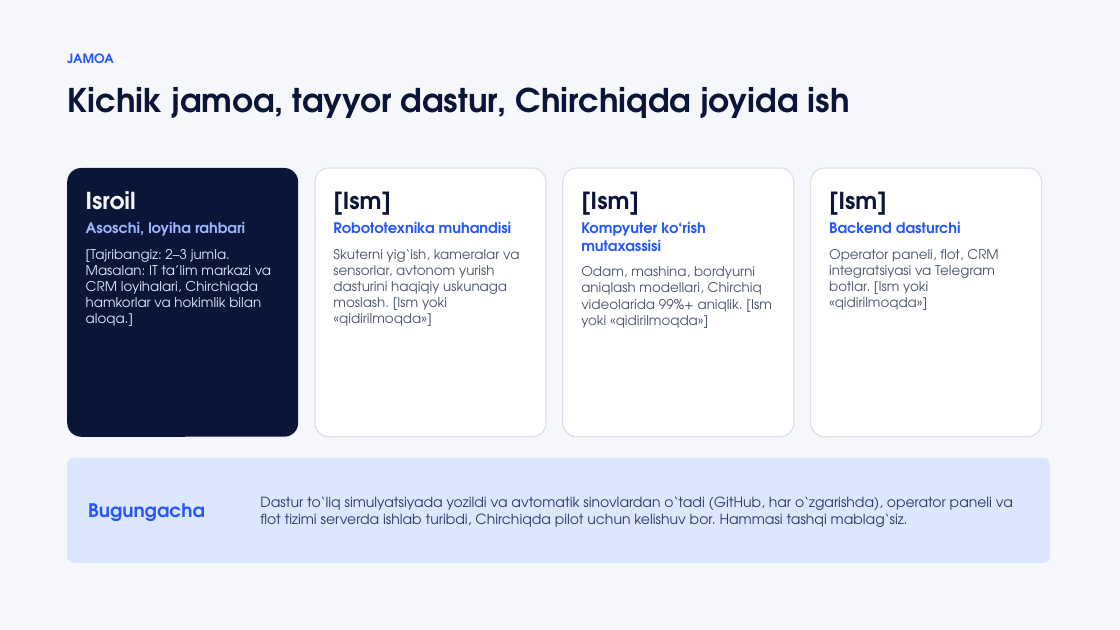
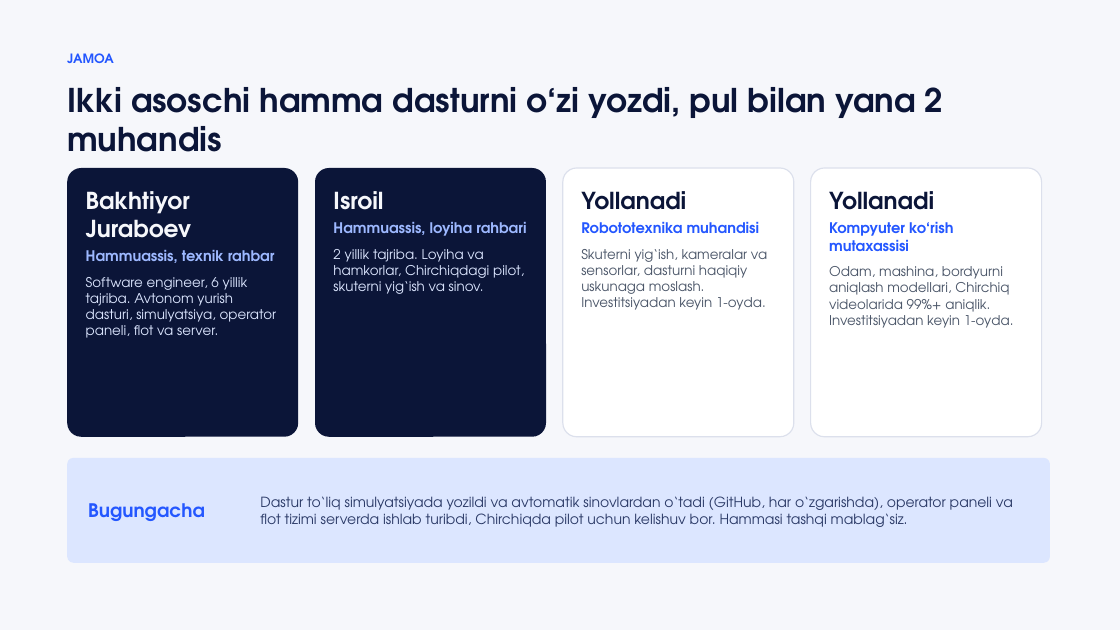
Before and after one commit to Arab04/autopilot, a slide deck: slide 11 of demo-sayt/pitch-deck.pptx. Drawn at 1120x630 pixels with LibreOffice and Linux fonts; fonts in the diff are those of the drawing. Boxes give left, top, right and bottom in pixels: in the first picture for what was removed or moved away, otherwise in the second. Text is boxed around its words. In the diff, an @@ line names an element or a change of style, - is before the commit and + after.

```diff
--- a/demo-sayt/pitch-deck.pptx
+++ b/demo-sayt/pitch-deck.pptx
@@ text at [67, 87, 943, 152]: text changed @@
-Kichik jamoa, tayyor dastur, Chirchiqda joyida ish
+Ikki asoschi hamma dasturni o‘zi yozdi, pul bilan yana 2 muhandis
@@ rounded rectangle at [315, 168, 546, 437]: fill #FFFFFF to #0B1538; outline #DCE0EC 1 pt to none @@
@@ text at [86, 191, 277, 338]: text changed @@
-Isroil
-Asoschi, loyiha rahbari
-[Tajribangiz: 2–3 jumla. Masalan: IT ta’lim markazi va CRM loyihalari, Chirchiqda hamkorlar va hokimlik bilan aloqa.]
+Bakhtiyor Juraboev
+Hammuassis, texnik rahbar
+Software engineer, 6 yillik tajriba. Avtonom yurish dasturi, simulyatsiya, operator paneli, flot va server.
@@ text at [581, 191, 767, 310]: text changed @@
-[Ism]
-Kompyuter ko‘rish mutaxassisi
-Odam, mashina, bordyurni aniqlash modellari, Chirchiq videolarida 99%+ aniqlik. [Ism yoki «qidirilmoqda»]
+Yollanadi
+Robototexnika muhandisi
+Skuterni yig‘ish, kameralar va sensorlar, dasturni haqiqiy uskunaga moslash. Investitsiyadan keyin 1-oyda.
@@ text at [829, 191, 1014, 328]: text changed @@
-[Ism]
-Backend dasturchi
-Operator paneli, flot, CRM integratsiyasi va Telegram botlar. [Ism yoki «qidirilmoqda»]
+Yollanadi
+Kompyuter ko‘rish mutaxassisi
+Odam, mashina, bordyurni aniqlash modellari, Chirchiq videolarida 99%+ aniqlik. Investitsiyadan keyin 1-oyda.
@@ text at [333, 249, 524, 294]: text changed; text colour #4A5568 to #DCE6FF @@
-[Ism]
-Robototexnika muhandisi
-Skuterni yig‘ish, kameralar va sensorlar, avtonom yurish dasturini haqiqiy uskunaga moslash. [Ism yoki «qidirilmoqda»]
+Isroil
+Hammuassis, loyiha rahbari
+2 yillik tajriba. Loyiha va hamkorlar, Chirchiqdagi pilot, skuterni yig‘ish va sinov.
```
Also in this commit, not shown: 2 other slides changed, 2 other files.
